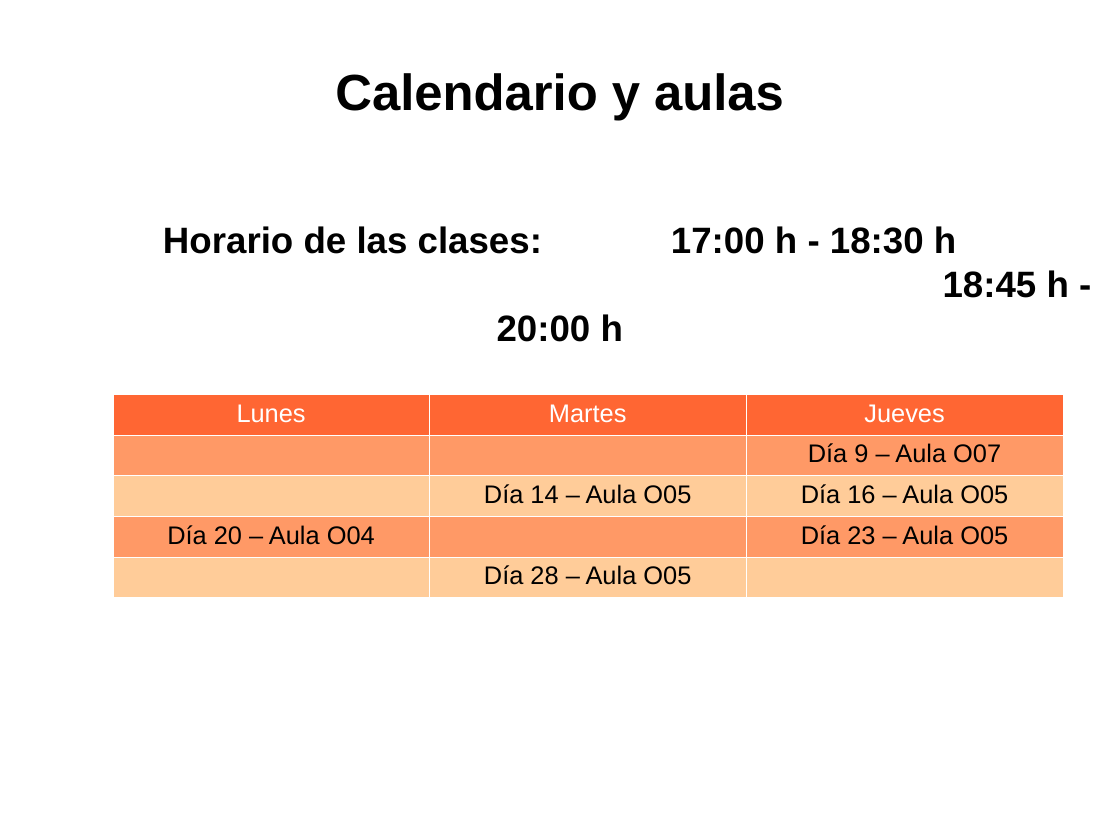
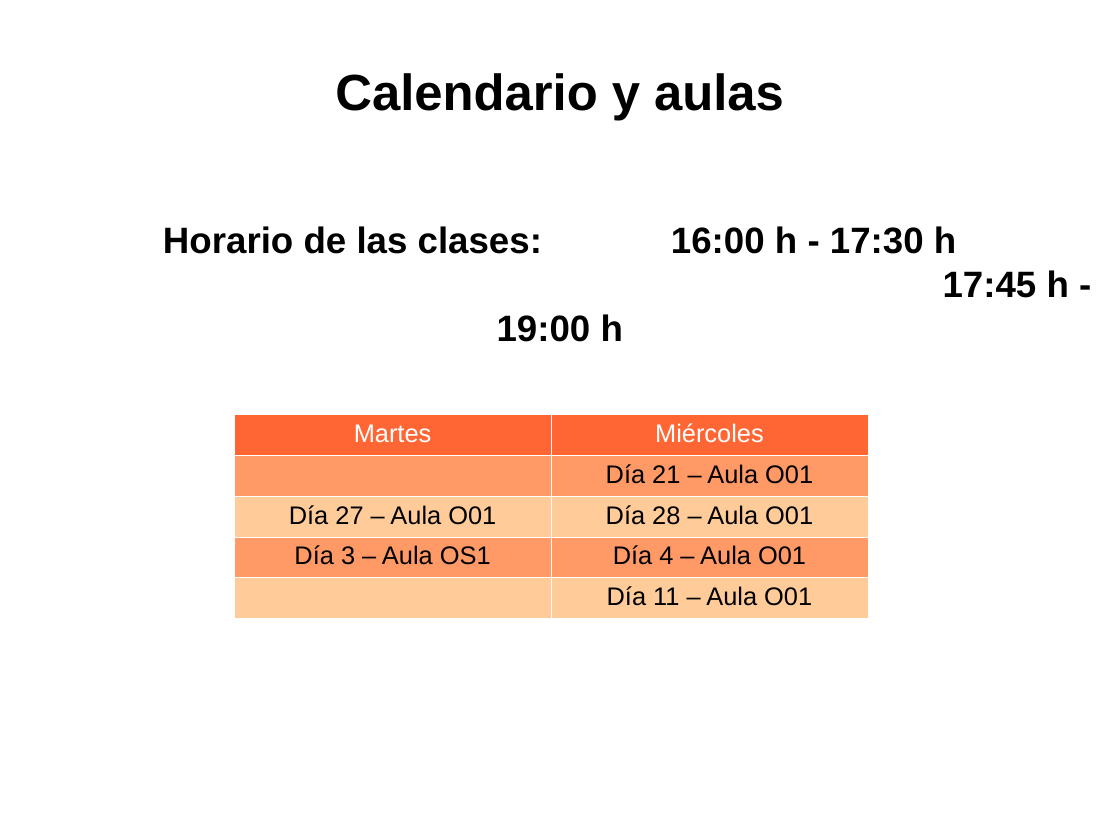
Before and after one commit to trivi/Introduccion-C-EFE-Oct, a slide deck: slide 4 of 00.Presentación.odp. Drawn at 1120x840 pixels with LibreOffice and Linux fonts; fonts in the diff are those of the drawing. Boxes give left, top, right and bottom in pixels: in the first picture for what was removed or moved away, otherwise in the second. Text is boxed around its words. In the diff, an @@ line names an element or a change of style, - is before the commit and + after.

Commit message:
Adaptada presentación

```diff
--- a/00.Presentación.odp
+++ b/00.Presentación.odp
@@ text at (163,226,1069,342): text changed @@
-Horario de las clases: 17:00 h - 18:30 h
-18:45 h - 20:00 h
+Horario de las clases: 16:00 h - 17:30 h
+17:45 h - 19:00 h
@@ table removed at (113,394,1064,589), 5 rows, 3 columns @@
-Lunes | Martes | Jueves
- |  | Día 9 – Aula O07
- | Día 14 – Aula O05 | Día 16 – Aula O05
-Día 20 – Aula O04 |  | Día 23 – Aula O05
- | Día 28 – Aula O05 | 
@@ table added at (235,415,869,610), 5 rows, 2 columns @@
+Martes | Miércoles
+ | Día 21 – Aula O01
+Día 27 – Aula O01 | Día 28 – Aula O01
+Día 3 – Aula OS1 | Día 4 – Aula O01
+ | Día 11 – Aula O01
```
